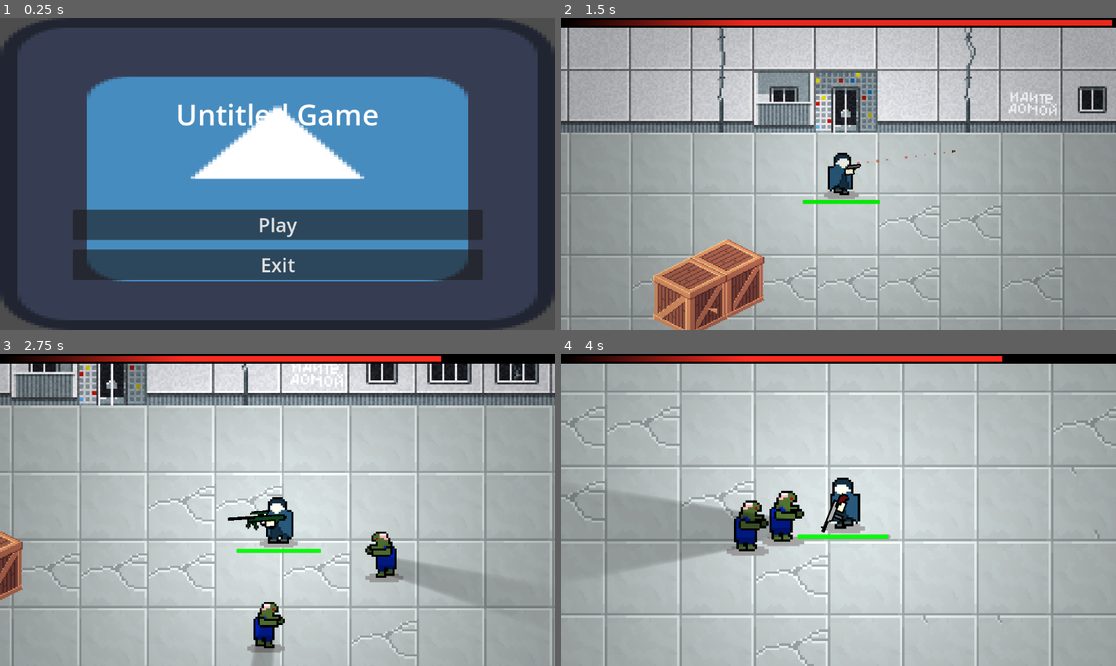
Above: before the commit, frames 1-4 (two rows, left to right).
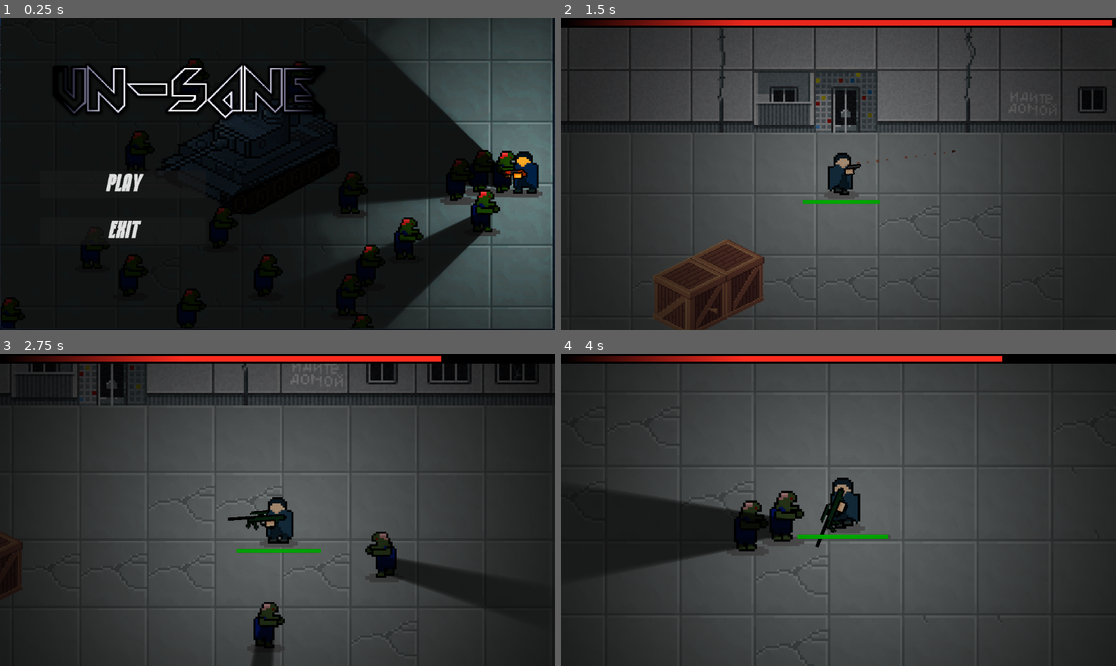
Above: after the commit, the same moments.

Repository: userbooi/Daydream-Toronto
Game: Godot game, scene res://Scenes/UI/main_menu.tscn
The game is run twice, just before and just after one commit, with the same random seed, the same clock (stepped at 60 frames per second) and the same inputs. The engine's default icon, where the game draws it, is replaced by a stand-in: a white triangle on a blue panel in a dark square.
Inputs (mouse positions are in pixels of both pictures, inside the frame that each line leads up to):
- Up to frame 1 (0.25 s): no input
- Up to frame 2 (1.5 s): click "Play" (after the commit: "PLAY") at 0.5 s; move the mouse to (960, 158) at 1.27 s; press the mouse at (960, 158) at 1.28 s; hold D (right) from 1.28 s (still down)
- Up to frame 3 (2.75 s): move the mouse to (166, 525) at 2.02 s; release D (right) at 2.03 s; release the mouse at (166, 525) at 2.03 s; hold S (down) from 2.03 s (still down); tap Space (sacrifice) at 2.1 s
- Up to frame 4 (4 s): move the mouse to (894, 441) at 2.77 s; release S (down) at 2.78 s; hold D (right) 2.78-3.53 s; tap 1 (switch_weapon) at 2.85 s; move the mouse to (810, 572) at 3.52 s; hold W (up) from 3.53 s (still down); click (810, 572) at 3.6 s

The runs differ from the first frame. In frame 1, 91% of the frame differs, in the area x 0-100%, y 0-100%; in frame 2, 96%; in frame 3, 95%; in frame 4, 96%, in the area x 0-100%, y 3-100%.

Commit message:
finished finsihed

Diff:
--- a/Autoload/game.gd
+++ b/Autoload/game.gd
@@ -35,7 +35,7 @@
 var gun_num = 0
 var bullet = preload("res://Assets/guns/bullet.png")
 
-var DEBUG = true
+var DEBUG = false
 
 var player
 var current_scene: Node
--- a/Scenes/UI/main_menu.tscn
+++ b/Scenes/UI/main_menu.tscn
@@ -1,6 +1,7 @@
 [gd_scene load_steps=4 format=3 uid="uid://byt7w5sebnq46"]
 
-[ext_resource type="Texture2D" uid="uid://c4vu6aq3h773o" path="res://icon.svg" id="1_o50ko"]
+[ext_resource type="Texture2D" uid="uid://pvkm10arelcv" path="res://Assets/title_screen.webp" id="1_enbhs"]
+[ext_resource type="FontFile" uid="uid://d1fe6jponxtmw" path="res://Assets/fonts/WadelinepixelRegularDemo-zro6l.otf" id="2_a4aqk"]
 
 [sub_resource type="GDScript" id="GDScript_i84h0"]
 script/source = "extends Control
@@ -20,9 +21,6 @@
 	get_tree().quit()
 "
 
-[sub_resource type="LabelSettings" id="LabelSettings_q0lsu"]
-font_size = 60
-
 [node name="MainMenu" type="Control"]
 layout_mode = 3
 anchors_preset = 15
@@ -39,21 +37,7 @@
 anchor_bottom = 1.0
 grow_horizontal = 2
 grow_vertical = 2
-texture = ExtResource("1_o50ko")
-
-[node name="Title" type="Label" parent="."]
-layout_mode = 1
-anchors_preset = 5
-anchor_left = 0.5
-anchor_right = 0.5
-offset_left = -436.0
-offset_right = 436.0
-offset_bottom = 241.0
-grow_horizontal = 2
-text = "Untitled Game"
-label_settings = SubResource("LabelSettings_q0lsu")
-horizontal_alignment = 1
-vertical_alignment = 2
+texture = ExtResource("1_enbhs")
 
 [node name="BoxContainer" type="BoxContainer" parent="."]
 layout_mode = 1
@@ -62,24 +46,27 @@
 anchor_top = 1.0
 anchor_right = 0.5
 anchor_bottom = 1.0
-offset_left = -425.0
-offset_top = -353.0
-offset_right = 426.0
+offset_left = -493.0
+offset_top = -465.0
+offset_right = -149.0
+offset_bottom = -43.0
 grow_horizontal = 2
 grow_vertical = 0
-theme_override_constants/separation = 20
+theme_override_constants/separation = 40
 alignment = 1
 vertical = true
 
 [node name="Play" type="Button" parent="BoxContainer"]
 layout_mode = 2
+theme_override_fonts/font = ExtResource("2_a4aqk")
 theme_override_font_sizes/font_size = 40
-text = "Play"
+text = "PLAY"
 
 [node name="Exit" type="Button" parent="BoxContainer"]
 layout_mode = 2
+theme_override_fonts/font = ExtResource("2_a4aqk")
 theme_override_font_sizes/font_size = 40
-text = "Exit"
+text = "EXIT"
 
 [connection signal="pressed" from="BoxContainer/Play" to="." method="_on_play_pressed"]
 [connection signal="pressed" from="BoxContainer/Exit" to="." method="_on_exit_pressed"]
--- a/Scenes/main.tscn
+++ b/Scenes/main.tscn
@@ -1136,7 +1136,6 @@
 environment = SubResource("Environment_d0plu")
 
 [node name="PointLight2D" type="PointLight2D" parent="WorldEnvironment"]
-visible = false
 position = Vector2(-12, -6)
 scale = Vector2(100000, 100000)
 energy = 0.8
--- a/Scripts/main.gd
+++ b/Scripts/main.gd
@@ -102,7 +102,7 @@
 		next_level()
 
 func next_level():
-	if Game.curr_level < 2:
+	if Game.curr_level < 3:
 		Game.curr_level += 1
 		next_wave.emit()
 		redo_lights()
Binary file added: Assets/title_screen.webp
Not shown, added: Assets/title_screen.webp.import
